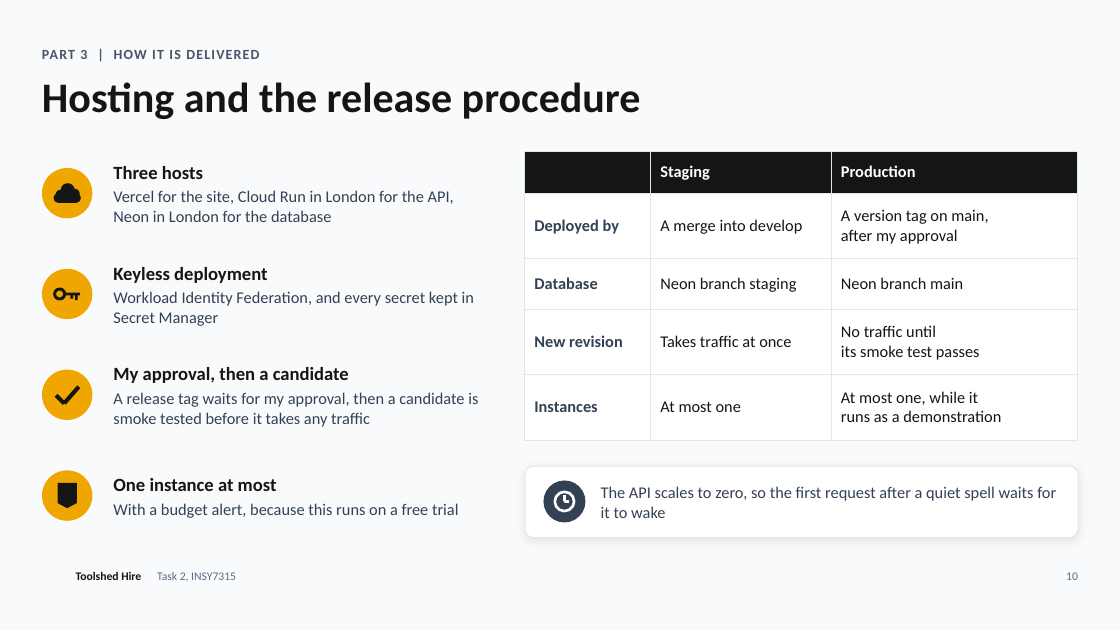
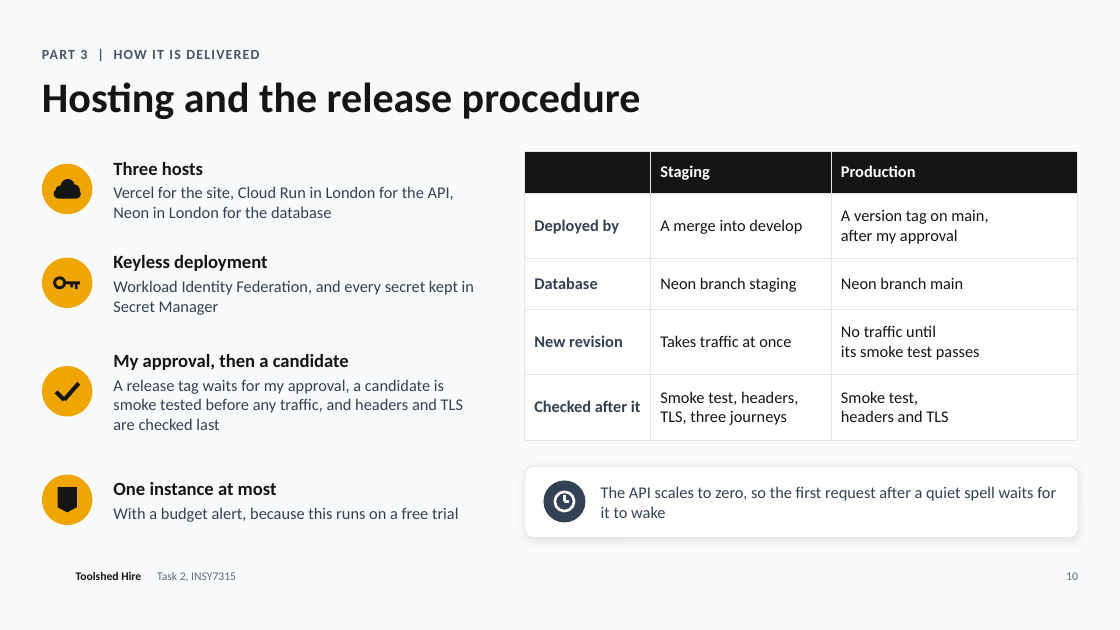
Before and after one commit to teon-artilionAI/toolshed-hire, a slide deck: slide 10 of docs/task2/slides/toolshed-hire-task-2.pptx. Drawn at 1120x630 pixels with LibreOffice and Linux fonts; fonts in the diff are those of the drawing; background and template pictures are left out. Boxes give left, top, right and bottom in pixels: in the first picture for what was removed or moved away, otherwise in the second. Text is boxed around its words. In the diff, an @@ line names an element or a change of style, - is before the commit and + after.

```diff
--- a/docs/task2/slides/toolshed-hire-task-2.pptx
+++ b/docs/task2/slides/toolshed-hire-task-2.pptx
@@ text "Three hosts": place and size @@
-text "Three hosts" at box(113, 166, 454, 222)
+text "Three hosts" at box(113, 162, 454, 218)
@@ table at box(525, 151, 1078, 429) @@
-row 5: Instances | At most one | At most one, while it / runs as a demonstration
+row 5: Checked after it | Smoke test, headers, / TLS, three journeys | Smoke test, / headers and TLS
@@ text "Keyless deployment": place and size @@
-text "Keyless deployment" at box(113, 267, 474, 326)
+text "Keyless deployment" at box(113, 255, 474, 315)
@@ 3 lines, 2 ellipses: place and size @@
-3 lines, 2 ellipses at box(42, 269, 92, 319)
+3 lines, 2 ellipses at box(42, 258, 92, 308)
@@ text "My approval, then a candidate": place and size @@
-text "My approval, then a candidate" at box(113, 367, 478, 427)
+text "My approval, then a candidate" at box(113, 354, 463, 430)
@@ text at box(113, 379, 463, 430): text changed @@
-A release tag waits for my approval, then a candidate is smoke tested before it takes any traffic
+A release tag waits for my approval, a candidate is smoke tested before any traffic, and headers and TLS are checked last
@@ 5 ellipses, 2 lines, 1 rounded rectangle: place and size @@
-5 ellipses, 2 lines, 1 rounded rectangle at box(42, 168, 92, 420)
+5 ellipses, 2 lines, 1 rounded rectangle at box(42, 164, 92, 417)
@@ ellipse: place and size @@
-ellipse at box(42, 471, 92, 521)
+ellipse at box(42, 475, 92, 525)
@@ text "One instance at most": place and size @@
-text "One instance at most" at box(113, 478, 458, 518)
+text "One instance at most" at box(113, 482, 458, 522)
@@ flow chart offpage connector: place and size @@
-flow chart offpage connector at box(58, 483, 77, 508)
+flow chart offpage connector at box(58, 487, 77, 513)
```
Also in this commit, not shown: 12 other slides changed, 1 other file.
